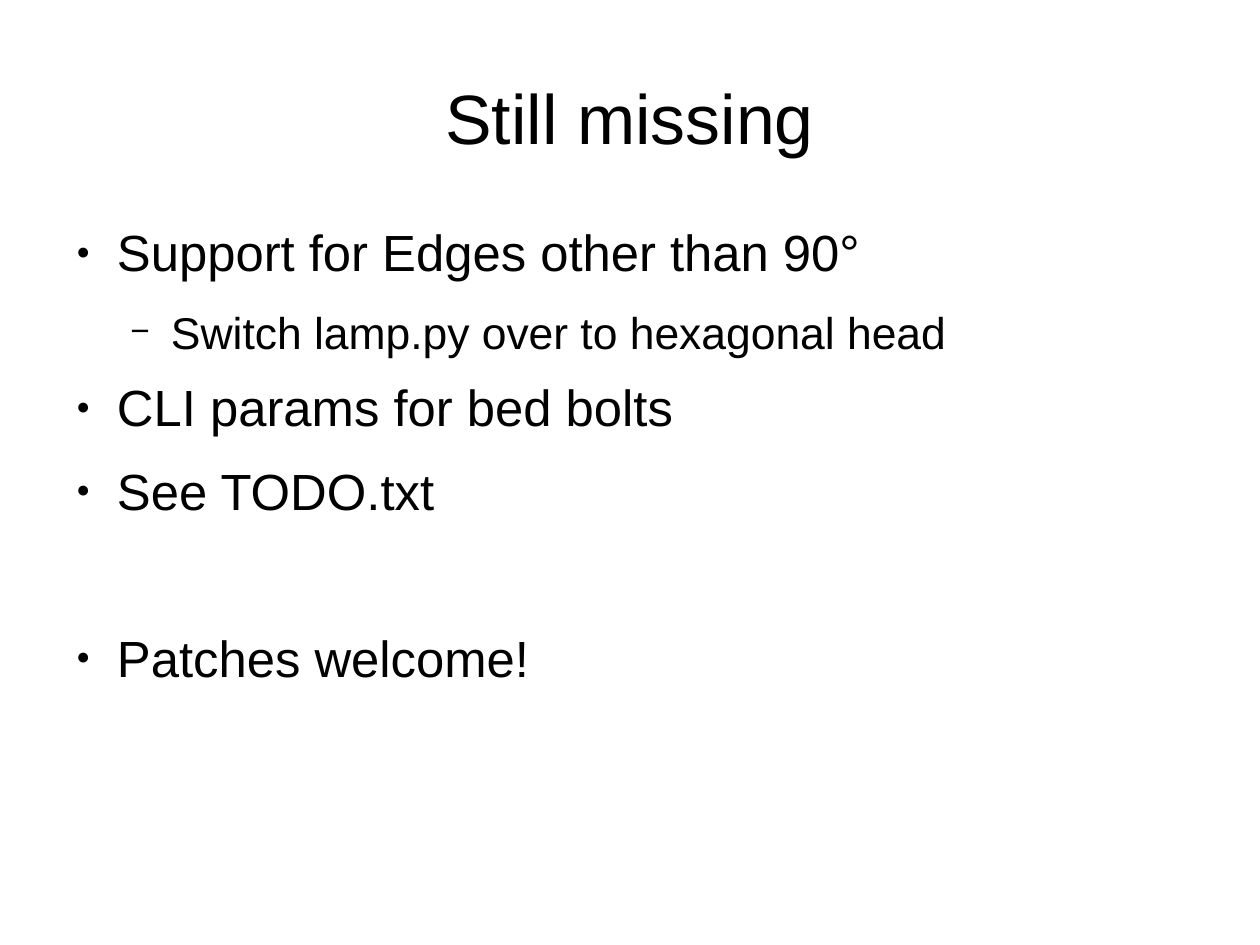
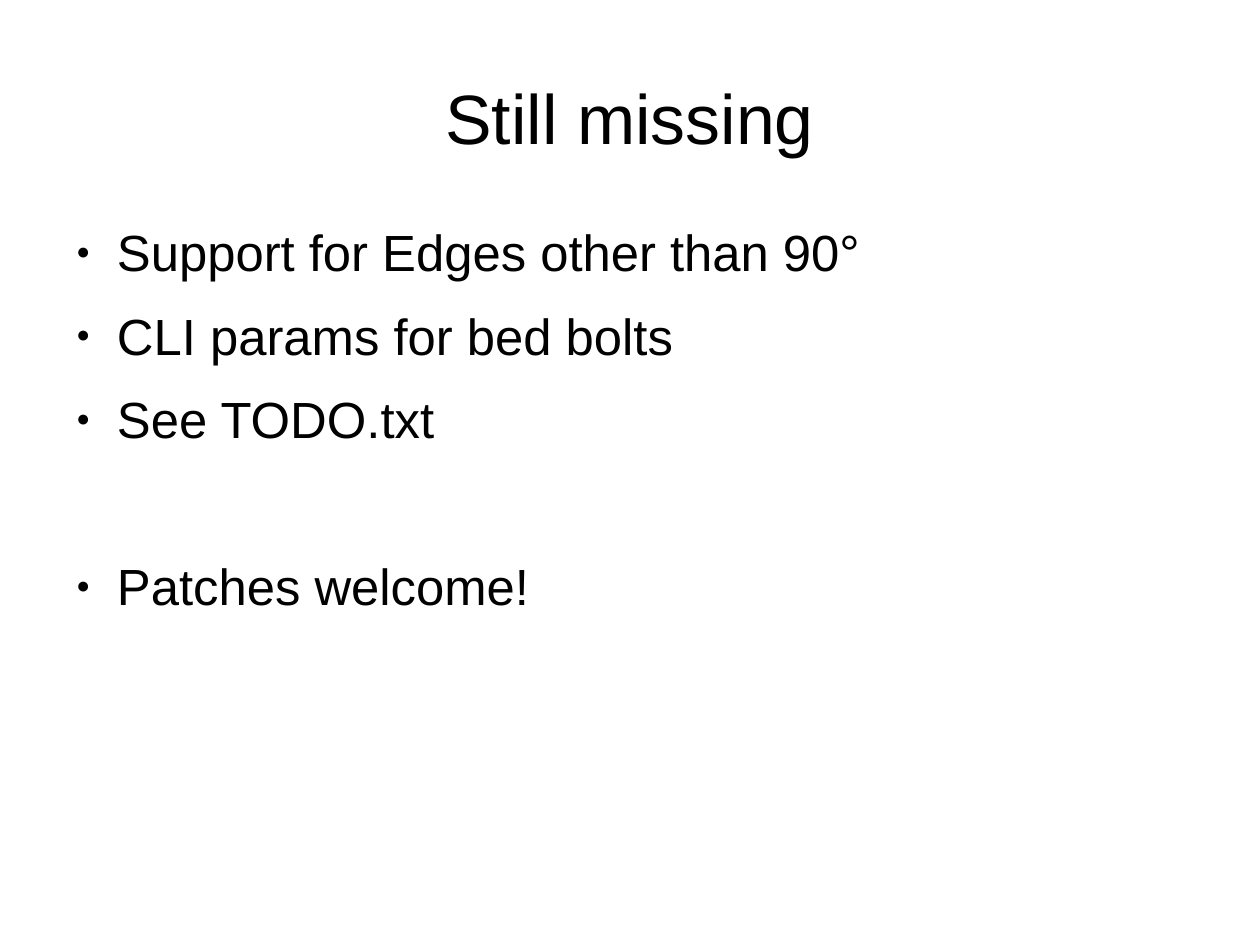
Before and after one commit to florianfesti/boxes, a slide deck: slide 29 of documentation/presentation.odp. Drawn at 1260x945 pixels with LibreOffice and Linux fonts; fonts in the diff are those of the drawing. Boxes give left, top, right and bottom in pixels: in the first picture for what was removed or moved away, otherwise in the second. Text is boxed around its words. In the diff, an @@ line names an element or a change of style, - is before the commit and + after.

Commit message:
First changes

```diff
--- a/documentation/presentation.odp
+++ b/documentation/presentation.odp
@@ text at [171, 316, 946, 358]: paragraph removed @@
-  − Switch lamp.py over to hexagonal head
```
